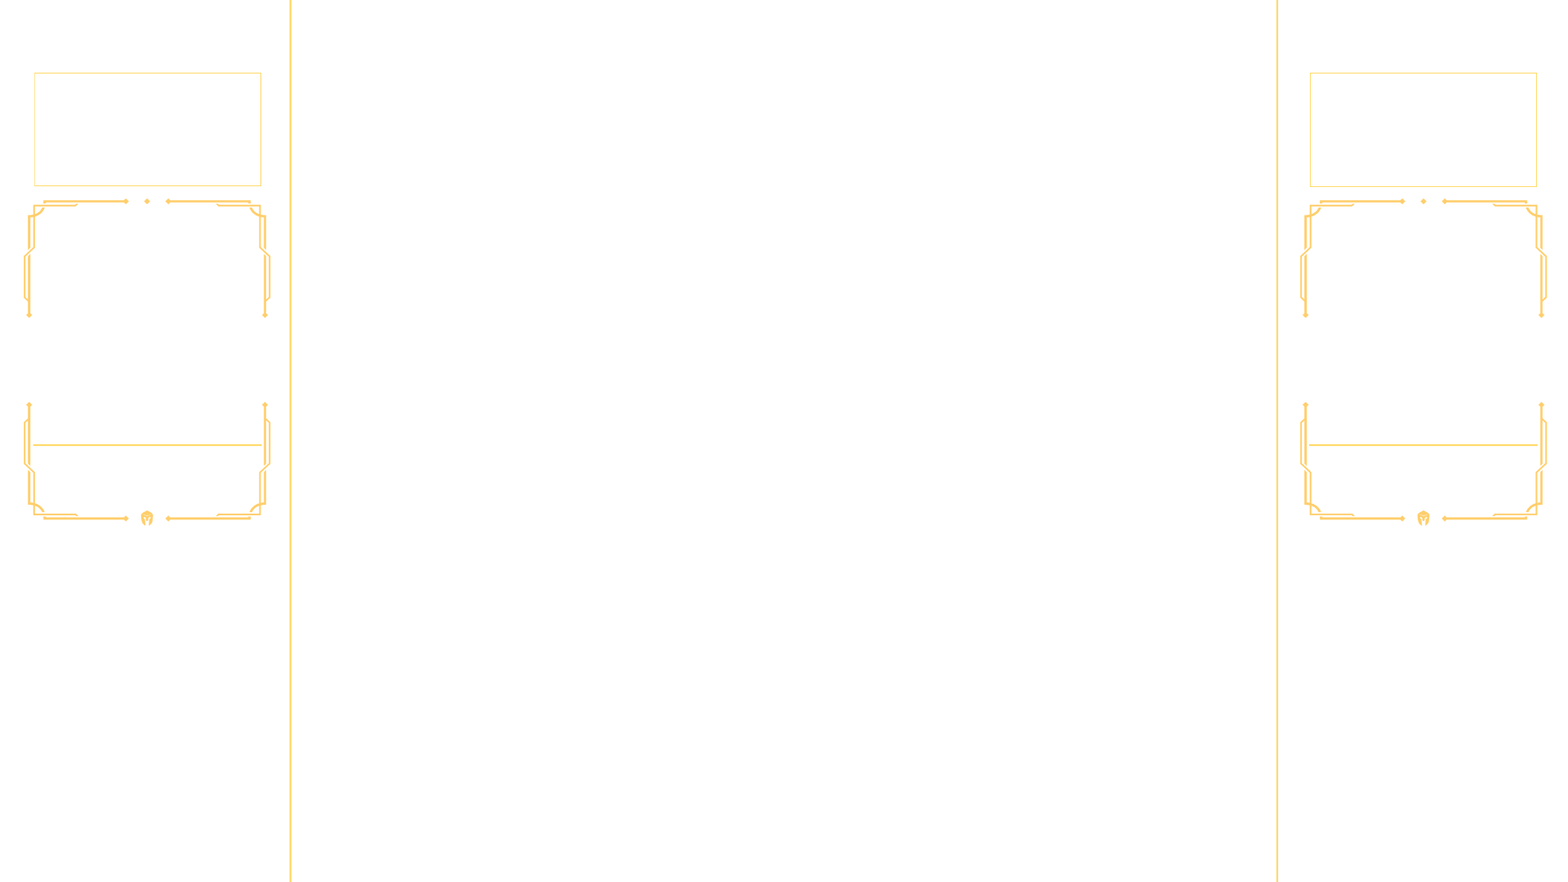
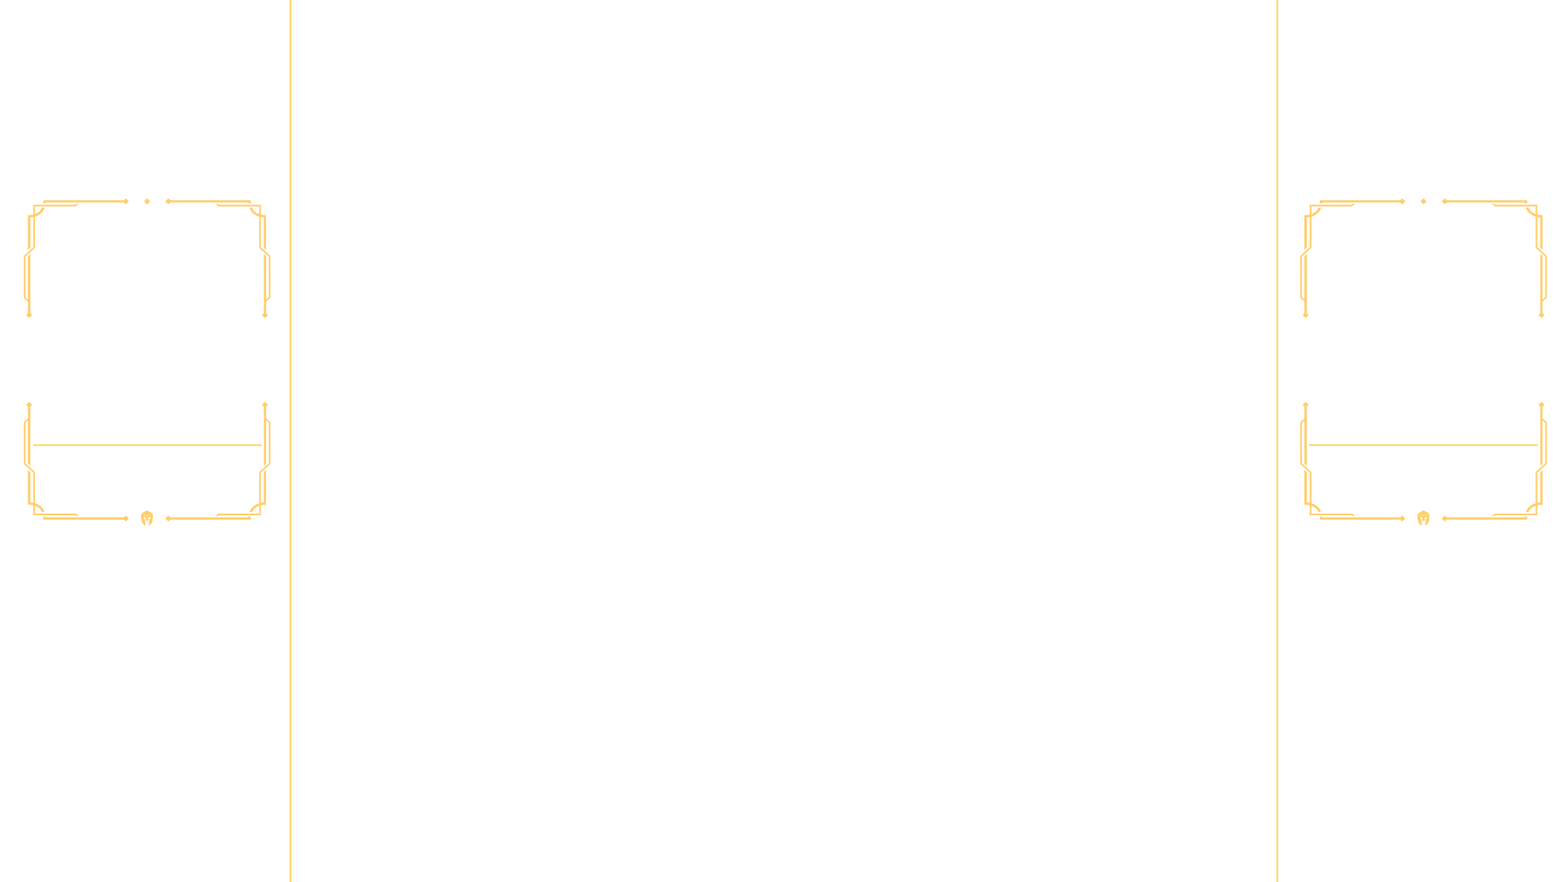
Revision of a layered 1568 x 882 image; what changed, layer by layer:
pixels changed over [34, 72, 1537, 188] (layer not identified)